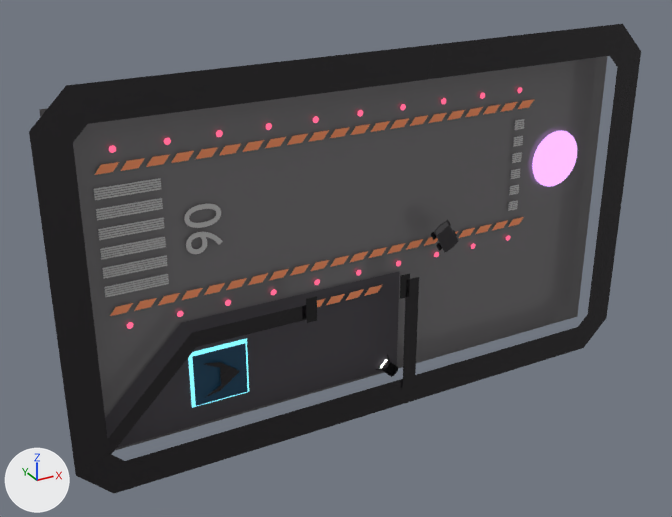
A saved change to the Blender file blender/Lobbies.blend.
Both versions are drawn from a camera (50 mm lens) standing at (-1401.0, -2251.0, 1117.0) and looking at (-117.0, 83.0, -50.0). The axes (+X, +Y, +Z) are drawn at lower left. The lights are the same throughout.

Names of what the first picture shows: 'Border', 'DockingBG', 'DockingBlocker', 'DockingBlocker.001', 'DockingBlocker.002', 'DockingBlocker.003', 'DockingFloor', 'DockingIcon', 'DockingPlatform', 'Floor', 'MatchmakePortal', 'RowLightsBottom', 'RowLightsTop', 'SpotLight', 'Text', 'TrackLeft', 'TrackRight', 'Truck', 'WarningBar', 'WarningBar.002', 'WarningBar.004'.
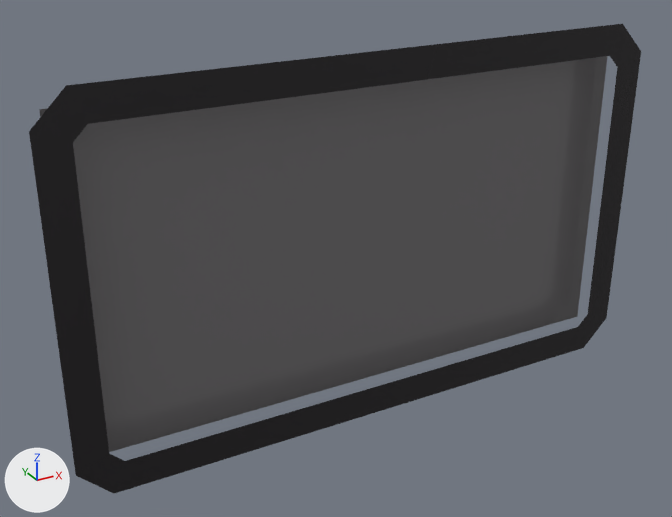
ob_spotlightbase is not drawn itself; it is the parent of ob_spotlightemission, ob_spotlightflap.

What the commit changed:
Object 'MatchmakePortal' (ob_matchmakeportal) is deleted.
Object 'Truck' (ob_truck) is deleted.
Object 'TruckTyres' (ob_trucktyres) is deleted.
Object 'RowLightsTop' (ob_rowlightstop) is deleted.
Object 'RowLightsBottom' (ob_rowlightsbottom) is deleted.
Object 'Text' (ob_text) is deleted.
Object 'TrackLeft' (ob_trackleft) is deleted.
Object 'TrackRight' (ob_trackright) is deleted.
Object 'WarningBar' (ob_warningbar) is deleted.
Object 'WarningBar.002' (ob_warningbar_002) is deleted.
Object 'DockingBlocker.003' (ob_dockingblocker_003) is deleted.
Object 'DockingBlocker.002' (ob_dockingblocker_002) is deleted.
Object 'DockingBlocker.001' (ob_dockingblocker_001) is deleted.
Object 'DockingIcon' (ob_dockingicon) is deleted.
Object 'DockingBG' (ob_dockingbg) is deleted.
Object 'DockingPlatform' (ob_dockingplatform) is deleted.
Object 'DockingBlocker' (ob_dockingblocker) is deleted.
Object 'DockingFloor' (ob_dockingfloor) is deleted.
Object 'WarningBar.004' (ob_warningbar_004) is deleted.
Object 'SpotLight' (ob_spotlight) is deleted.
Object 'SpotLightBase' (ob_spotlightbase) is deleted.
Object 'SpotLightEmission' (ob_spotlightemission) is deleted.
Object 'SpotLightFlap' (ob_spotlightflap) is deleted.

Where the change shows, as pixel boxes [x1, y1, x2, y2] in the pictures (672 x 517 px):
'DockingFloor', deleted: before [105, 271, 400, 448]
'DockingBlocker.001', deleted (black): before [108, 305, 307, 454]
'TrackLeft', deleted: before [94, 178, 169, 297]
'WarningBar', deleted: before [94, 99, 534, 175]
'DockingBG', deleted (blue): before [192, 343, 248, 406]
'WarningBar.002', deleted: before [110, 217, 524, 316]
'MatchmakePortal', deleted: before [532, 131, 577, 187]
'DockingBlocker', deleted (black): before [402, 277, 419, 390]
'Text', deleted: before [184, 204, 223, 254]
'DockingPlatform', deleted (cyan): before [188, 338, 249, 408]
'Truck', deleted (black): before [434, 221, 458, 253]
'DockingIcon', deleted: before [205, 362, 240, 397]
'TrackRight', deleted: before [508, 119, 525, 211]
'WarningBar.004', deleted: before [317, 285, 382, 307]
'RowLightsTop', deleted: before [109, 87, 522, 153]
'DockingBlocker.002', deleted: before [306, 296, 317, 323]
'RowLightsBottom', deleted: before [127, 235, 510, 329]
'DockingBlocker.003', deleted: before [400, 274, 410, 299]
'SpotLight', deleted: before [376, 354, 398, 377]
'TruckTyres', deleted: before [431, 220, 457, 251]
